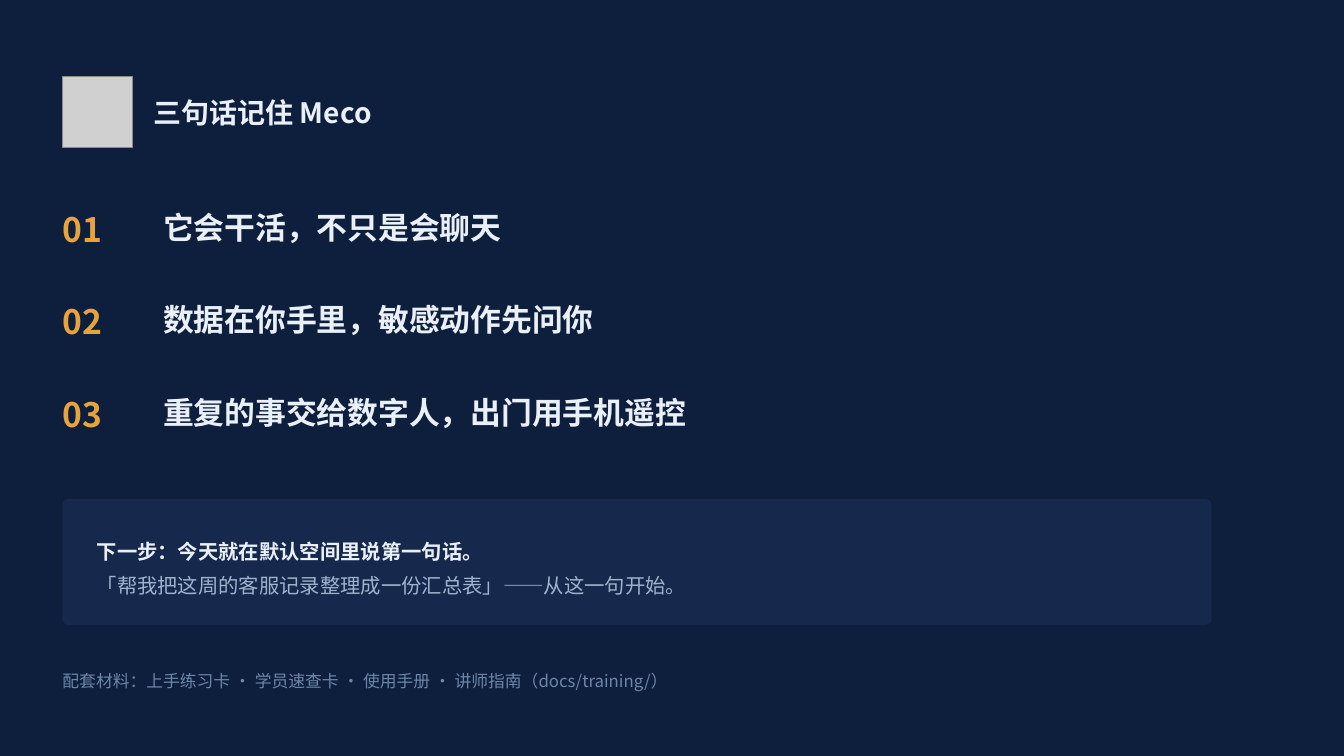
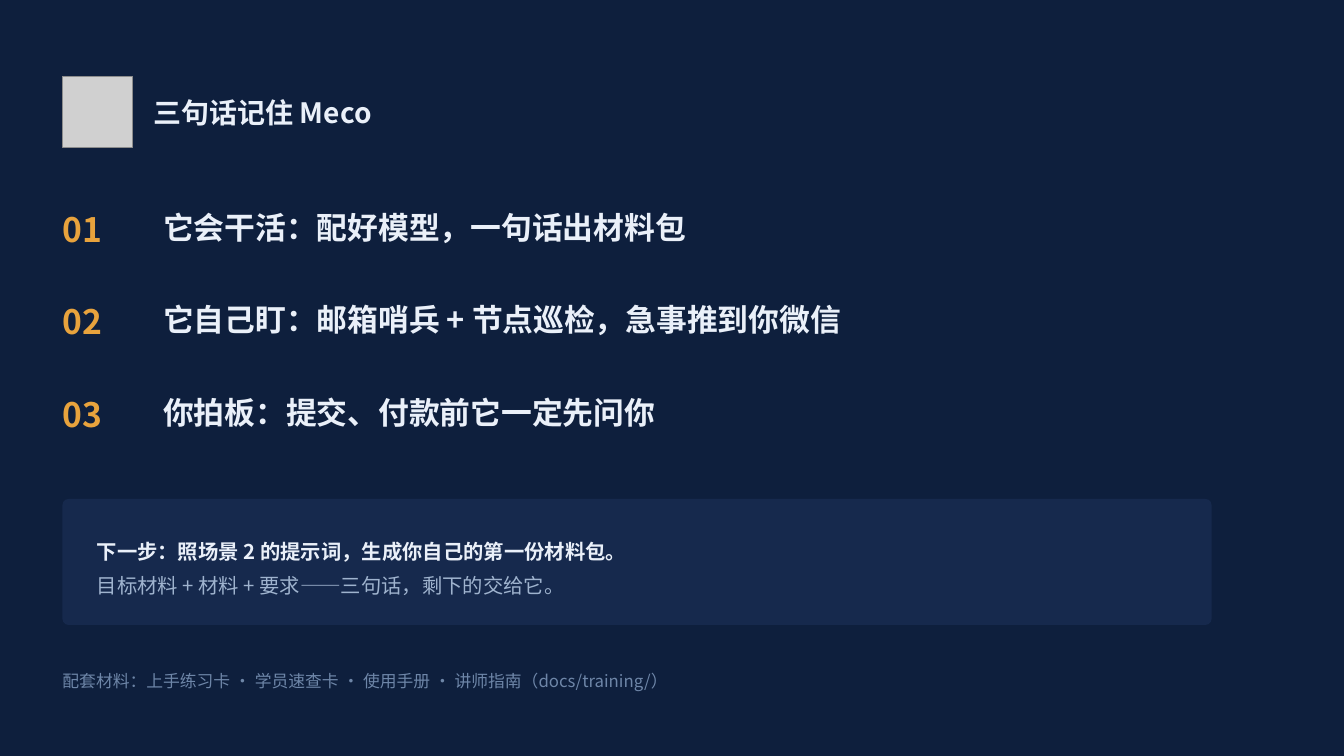
Before and after one commit to LangInOS/heyoo-meco, a slide deck: slide 12 of docs/training/Meco企业培训-非技术员工全面上手指南.pptx (slide 36 before the commit). Drawn at 1344x756 pixels with LibreOffice and Linux fonts; fonts in the diff are those of the drawing; grey boxes stand for pictures. Boxes give left, top, right and bottom in pixels: in the first picture for what was removed or moved away, otherwise in the second. Text is boxed around its words. In the diff, an @@ line names an element or a change of style, - is before the commit and + after.

```diff
--- a/docs/training/Meco企业培训-非技术员工全面上手指南.pptx
+++ b/docs/training/Meco企业培训-非技术员工全面上手指南.pptx
@@ text at (163,212,686,243): text changed @@
-它会干活，不只是会聊天
+它会干活：配好模型，一句话出材料包
@@ text at (163,304,841,335): text changed @@
-数据在你手里，敏感动作先问你
+它自己盯：邮箱哨兵 + 节点巡检，急事推到你微信
@@ text at (163,397,655,427): text changed @@
-重复的事交给数字人，出门用手机遥控
+你拍板：提交、付款前它一定先问你
@@ text at (97,541,626,595): text changed; text colour #9FB3CE to #EAF0F9; bold on @@
-下一步：今天就在默认空间里说第一句话。
-「帮我把这周的客服记录整理成一份汇总表」——从这一句开始。
+下一步：照场景 2 的提示词，生成你自己的第一份材料包。
+目标材料 + 材料 + 要求——三句话，剩下的交给它。
```
Also in this commit, not shown: 11 slides added, 35 slides removed, 4 other files.
